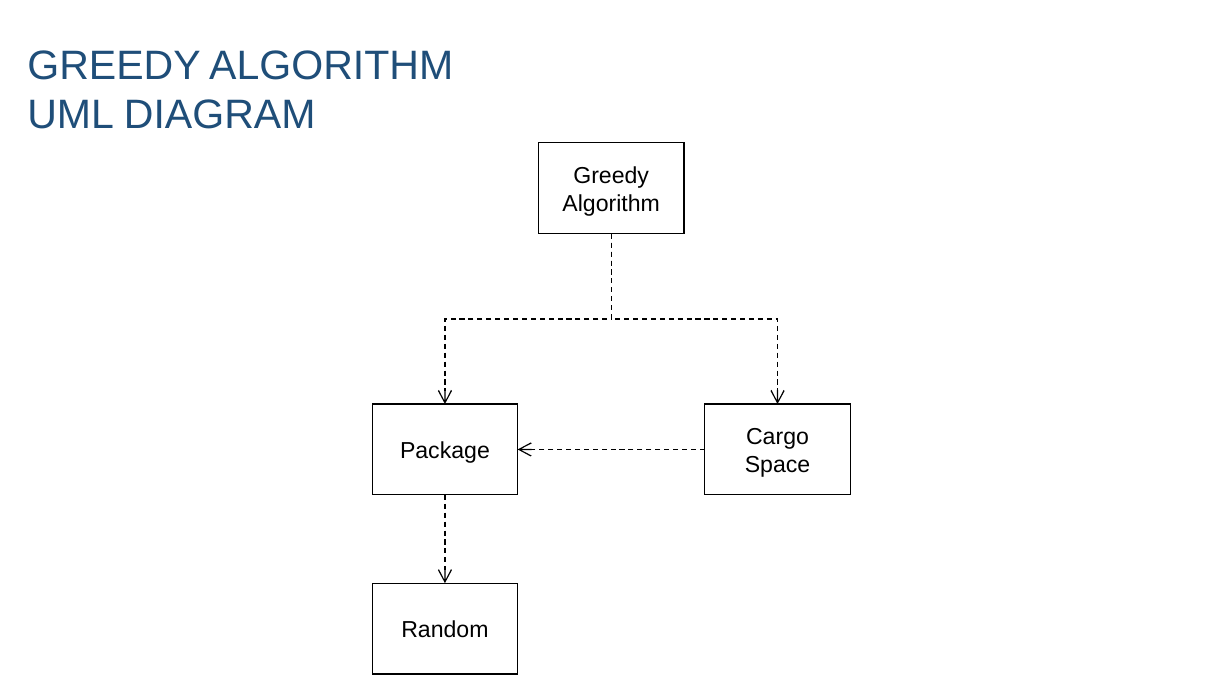
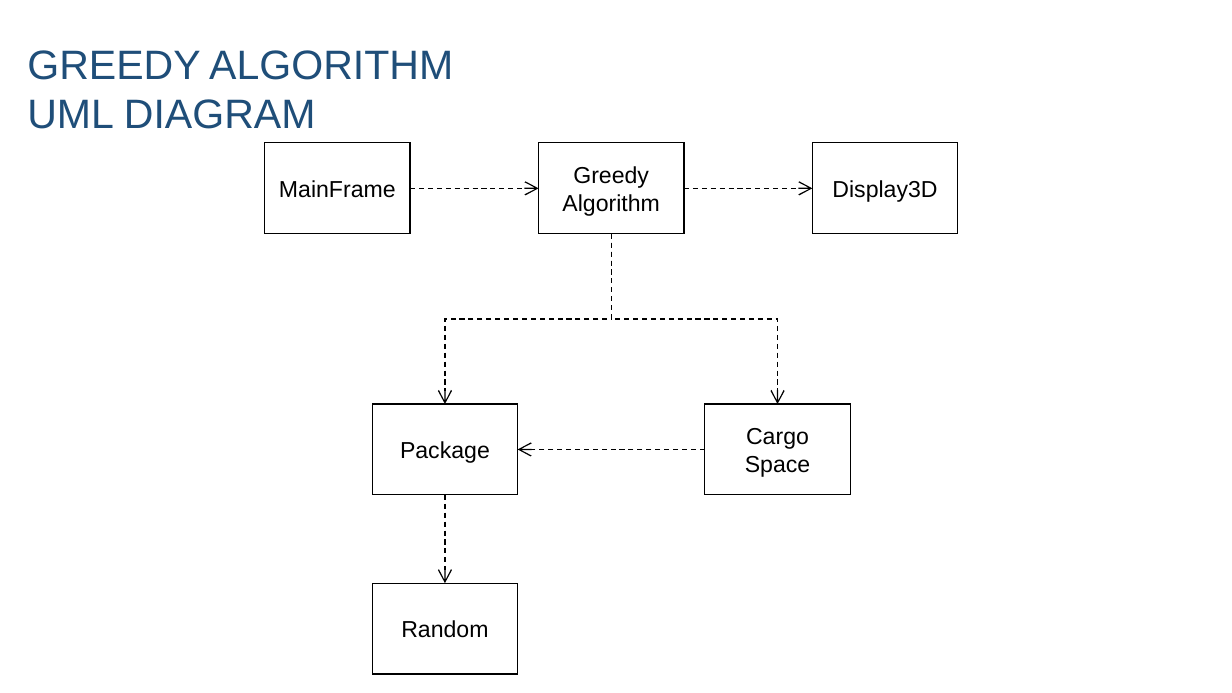
Before and after one commit to swengeler/PP3, a slide deck: slide 2 of Report, presentation and related stuff/Diagrams.pptx. Drawn at 1232x693 pixels with LibreOffice and Linux fonts; fonts in the diff are those of the drawing. Boxes give left, top, right and bottom in pixels: in the first picture for what was removed or moved away, otherwise in the second. Text is boxed around its words. In the diff, an @@ line names an element or a change of style, - is before the commit and + after.

```diff
--- a/Report, presentation and related stuff/Diagrams.pptx
+++ b/Report, presentation and related stuff/Diagrams.pptx
@@ rectangle added at (x1=264, y1=143, x2=409, y2=234), fill #FFFFFF, outline #000000 1 pt, 18 pt, text #000000 @@
+MainFrame
@@ rectangle added at (x1=812, y1=143, x2=958, y2=234), fill #FFFFFF, outline #000000 1 pt, 18 pt, text #000000 @@
+Display3D
@@ arrow added from (410, 189) to (539, 189), #000000 1 pt dashed @@
@@ arrow added from (684, 189) to (812, 189), #000000 1 pt dashed @@
```
Also in this commit, not shown: 3 other slides changed, 1 slide added, 14 other files.
